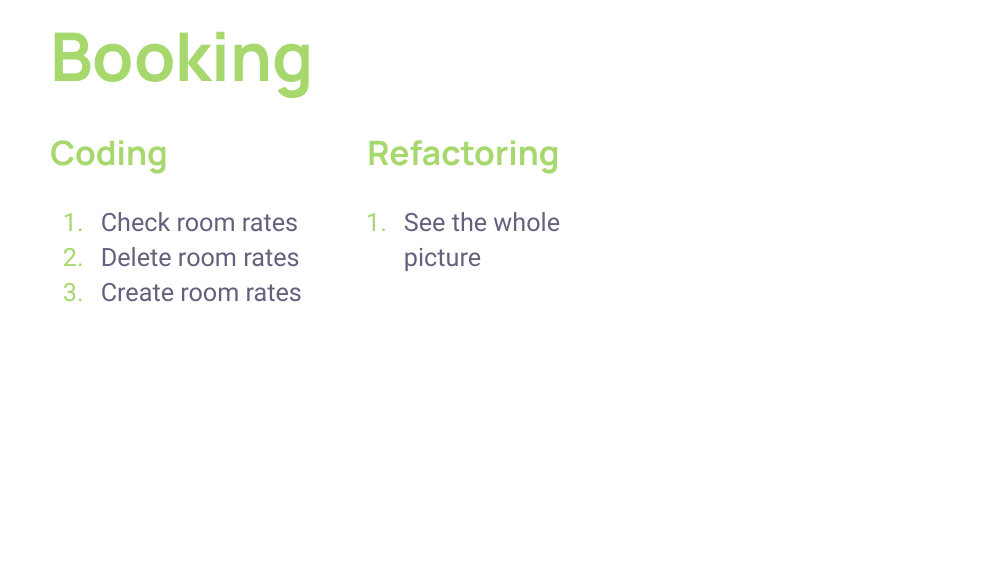
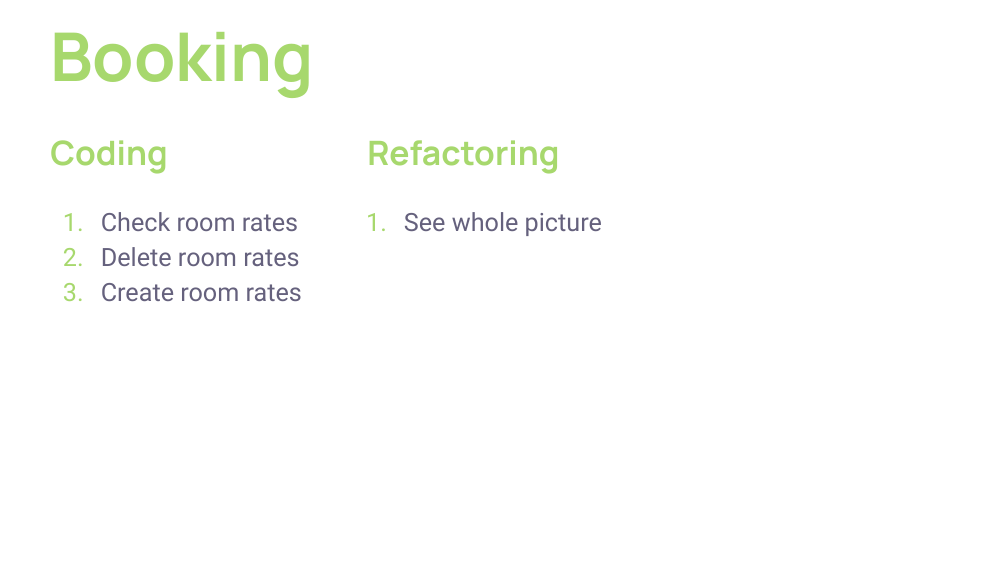
Before and after one commit to XandeK/swen3powerpoint, a slide deck: slide 2 of SWEN presentation 3.pptx. Drawn at 1008x567 pixels with LibreOffice and Linux fonts; fonts in the diff are those of the drawing; background and template pictures are left out. Boxes give left, top, right and bottom in pixels: in the first picture for what was removed or moved away, otherwise in the second. Text is boxed around its words. In the diff, an @@ line names an element or a change of style, - is before the commit and + after.

Commit message:
Added Xande Slides

```diff
--- a/SWEN presentation 3.pptx
+++ b/SWEN presentation 3.pptx
@@ text at (x1=404, y1=212, x2=602, y2=236): text changed @@
-1. See the whole picture
+1. See whole picture
```
